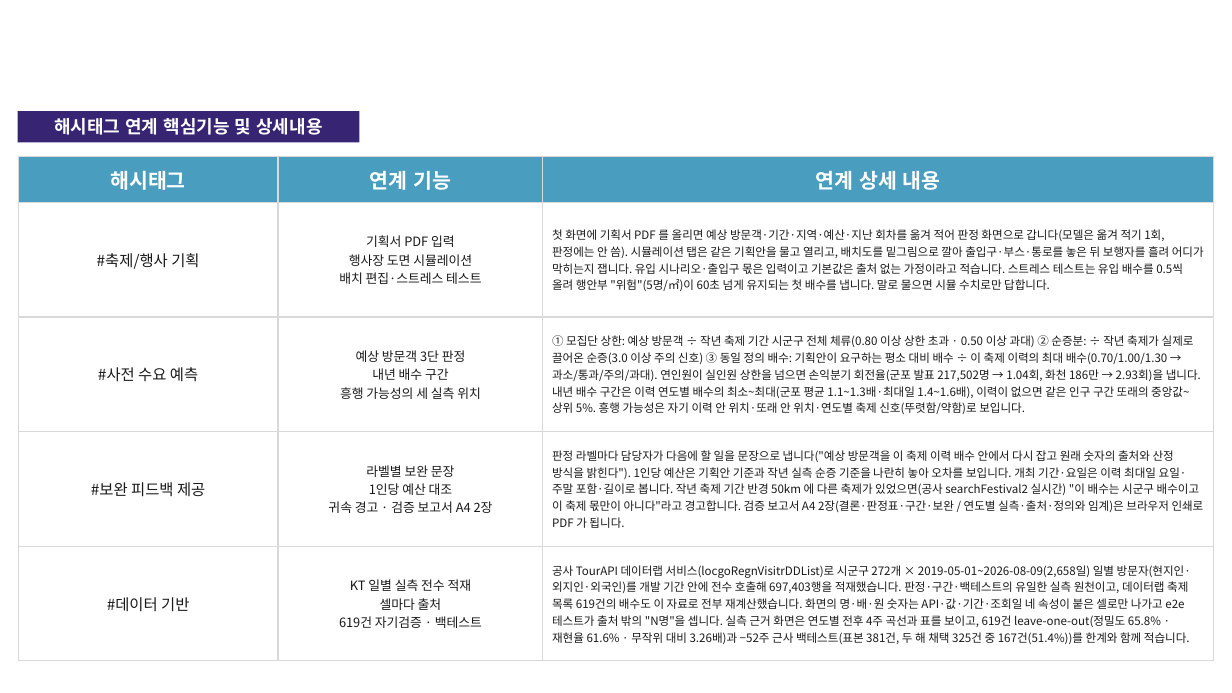
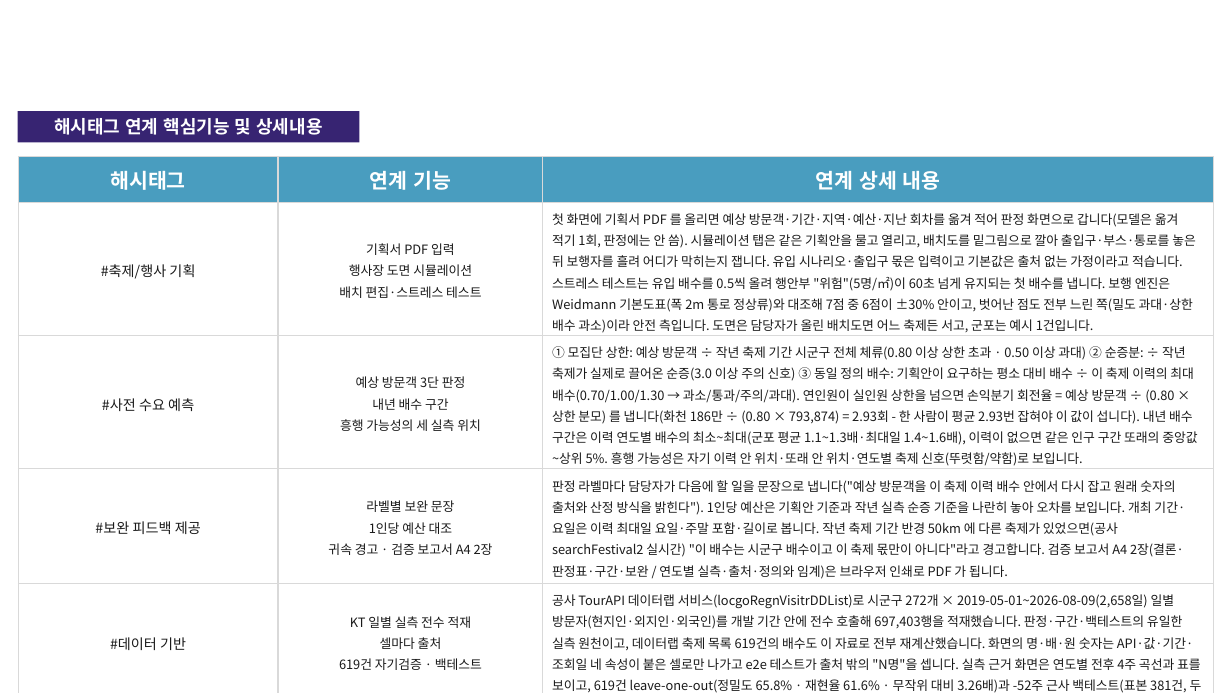
Before and after one commit to jangjunyong/oneshot-mvp, a slide deck: slide 4 of docs/제출양식/기능설명서_기획안팩트체크_작성본.pptx. Drawn at 1232x693 pixels with LibreOffice and Linux fonts; fonts in the diff are those of the drawing; background and template pictures are left out. Boxes give left, top, right and bottom in pixels: in the first picture for what was removed or moved away, otherwise in the second. Text is boxed around its words. In the diff, an @@ line names an element or a change of style, - is before the commit and + after.

```diff
--- a/docs/제출양식/기능설명서_기획안팩트체크_작성본.pptx
+++ b/docs/제출양식/기능설명서_기획안팩트체크_작성본.pptx
@@ table at (x1=18, y1=157, x2=1214, y2=693) @@
@@ row 2, column 3: "첫 화면에 기획서 PDF 를 올리면 예상 방문객·기간·지역·예산·지난 회차를 옮겨 적어 판정 화면으로 갑니다(모델은 옮겨 적기 1회, 판정에는 안 씀). 시뮬레이션 탭은 같은 기획안을 물고 열리고, 배치도를 밑그림으로 깔아 출입구·부스·통로를 놓은 뒤 보행자를 흘려 어디가 막히는지 잽니다. 유입 시나리오·출입구 몫은 입력이고 기본값은 출처 없는 가정이라고 적습니다. 스트레스 테스트는 유입 배수를 0.5씩 올려 행안부 "위험"(5명/㎡)이 60초 넘게 유지되는 첫 배수를 냅니다. 말로 물으면 시뮬 수치로만 답합니다." to "첫 화면에 기획서 PDF 를 올리면 예상 방문객·기간·지역·예산·지난 회차를 옮겨 적어 판정 화면으로 갑니다(모델은 옮겨 적기 1회, 판정에는 안 씀). 시뮬레이션 탭은 같은 기획안을 물고 열리고, 배치도를 밑그림으로 깔아 출입구·부스·통로를 놓은 뒤 보행자를 흘려 어디가 막히는지 잽니다. 유입 시나리오·출입구 몫은 입력이고 기본값은 출처 없는 가정이라고 적습니다. 스트레스 테스트는 유입 배수를 0.5씩 올려 행안부 "위험"(5명/㎡)이 60초 넘게 유지되는 첫 배수를 냅니다. 보행 엔진은 Weidmann 기본도표(폭 2m 통로 정상류)와 대조해 7점 중 6점이 ±30% 안이고, 벗어난 점도 전부 느린 쪽(밀도 과대·상한 배수 과소)이라 안전 측입니다. 도면은 담당자가 올린 배치도면 어느 축제든 서고, 군포는 예시 1건입니다." @@
-row 3, column 3: ① 모집단 상한: 예상 방문객 ÷ 작년 축제 기간 시군구 전체 체류(0.80 이상 상한 초과 · 0.50 이상 과대) ② 순증분: ÷ 작년 축제가 실제로 끌어온 순증(3.0 이상 주의 신호) ③ 동일 정의 배수: 기획안이 요구하는 평소 대비 배수 ÷ 이 축제 이력의 최대 배수(0.70/1.00/1.30 → 과소/통과/주의/과대). 연인원이 실인원 상한을 넘으면 손익분기 회전율(군포 발표 217,502명 → 1.04회, 화천 186만 → 2.93회)을 냅니다. 내년 배수 구간은 이력 연도별 배수의 최소~최대(군포 평균 1.1~1.3배·최대일 1.4~1.6배), 이력이 없으면 같은 인구 구간 또래의 중앙값~상위 5%. 흥행 가능성은 자기 이력 안 위치·또래 안 위치·연도별 축제 신호(뚜렷함/약함)로 보입니다.
+row 3, column 3: ① 모집단 상한: 예상 방문객 ÷ 작년 축제 기간 시군구 전체 체류(0.80 이상 상한 초과 · 0.50 이상 과대) ② 순증분: ÷ 작년 축제가 실제로 끌어온 순증(3.0 이상 주의 신호) ③ 동일 정의 배수: 기획안이 요구하는 평소 대비 배수 ÷ 이 축제 이력의 최대 배수(0.70/1.00/1.30 → 과소/통과/주의/과대). 연인원이 실인원 상한을 넘으면 손익분기 회전율 = 예상 방문객 ÷ (0.80 × 상한 분모) 를 냅니다(화천 186만 ÷ (0.80 × 793,874) = 2.93회 - 한 사람이 평균 2.93번 잡혀야 이 값이 섭니다). 내년 배수 구간은 이력 연도별 배수의 최소~최대(군포 평균 1.1~1.3배·최대일 1.4~1.6배), 이력이 없으면 같은 인구 구간 또래의 중앙값~상위 5%. 흥행 가능성은 자기 이력 안 위치·또래 안 위치·연도별 축제 신호(뚜렷함/약함)로 보입니다.
@@ row 5, column 3: "공사 TourAPI 데이터랩 서비스(locgoRegnVisitrDDList)로 시군구 272개 × 2019-05-01~2026-08-09(2,658일) 일별 방문자(현지인·외지인·외국인)를 개발 기간 안에 전수 호출해 697,403행을 적재했습니다. 판정·구간·백테스트의 유일한 실측 원천이고, 데이터랩 축제 목록 619건의 배수도 이 자료로 전부 재계산했습니다. 화면의 명·배·원 숫자는 API·값·기간·조회일 네 속성이 붙은 셀로만 나가고 e2e 테스트가 출처 밖의 "N명"을 셉니다. 실측 근거 화면은 연도별 전후 4주 곡선과 표를 보이고, 619건 leave-one-out(정밀도 65.8% · 재현율 61.6% · 무작위 대비 3.26배)과 −52주 근사 백테스트(표본 381건, 두 해 채택 325건 중 167건(51.4%))를 한계와 함께 적습니다." to "공사 TourAPI 데이터랩 서비스(locgoRegnVisitrDDList)로 시군구 272개 × 2019-05-01~2026-08-09(2,658일) 일별 방문자(현지인·외지인·외국인)를 개발 기간 안에 전수 호출해 697,403행을 적재했습니다. 판정·구간·백테스트의 유일한 실측 원천이고, 데이터랩 축제 목록 619건의 배수도 이 자료로 전부 재계산했습니다. 화면의 명·배·원 숫자는 API·값·기간·조회일 네 속성이 붙은 셀로만 나가고 e2e 테스트가 출처 밖의 "N명"을 셉니다. 실측 근거 화면은 연도별 전후 4주 곡선과 표를 보이고, 619건 leave-one-out(정밀도 65.8% · 재현율 61.6% · 무작위 대비 3.26배)과 -52주 근사 백테스트(표본 381건, 두 해 채택 325건 중 167건(51.4%))를 한계와 함께 적습니다." @@
@@ size 12 to 11 pt in "#축제/행사 기획", "#사전 수요 예측", "#보완 피드백 제공", "#데이터 기반" @@
@@ size 9 to 10 pt in "판정 라벨마다 담당자가 다음에 할 일을 문장으로 ..." @@
@@ line spacing 1 to 1.15 @@
```
Also in this commit, not shown: 11 other slides changed, 50 other files.
